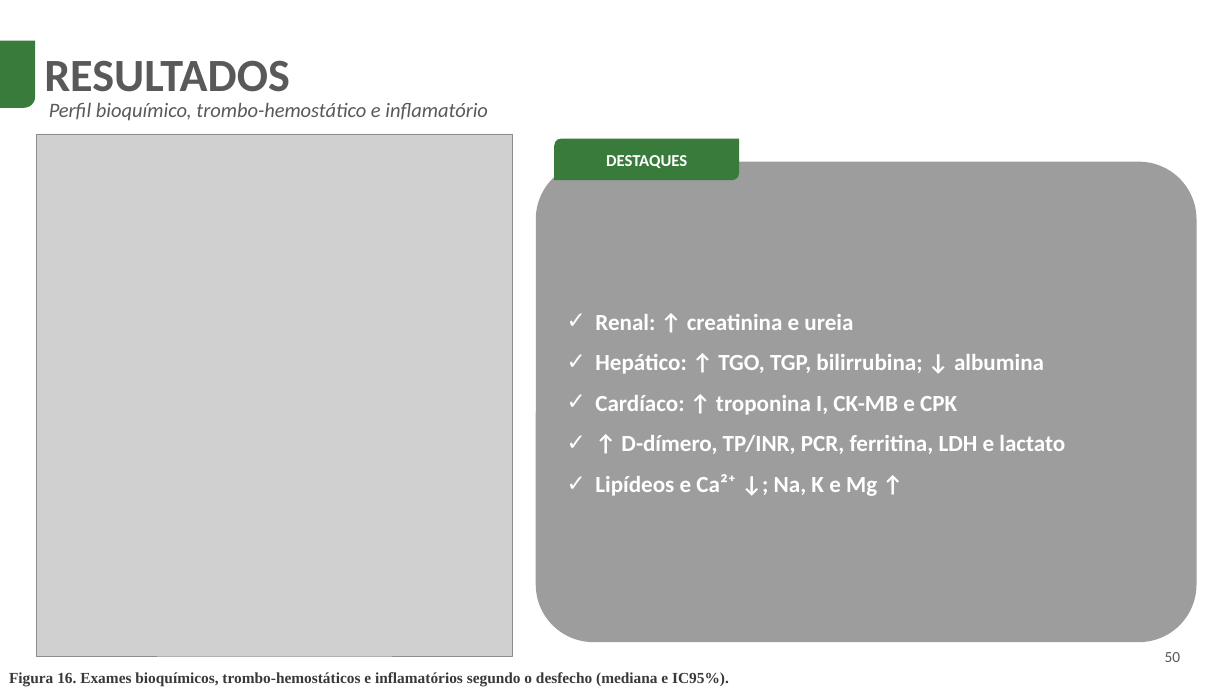
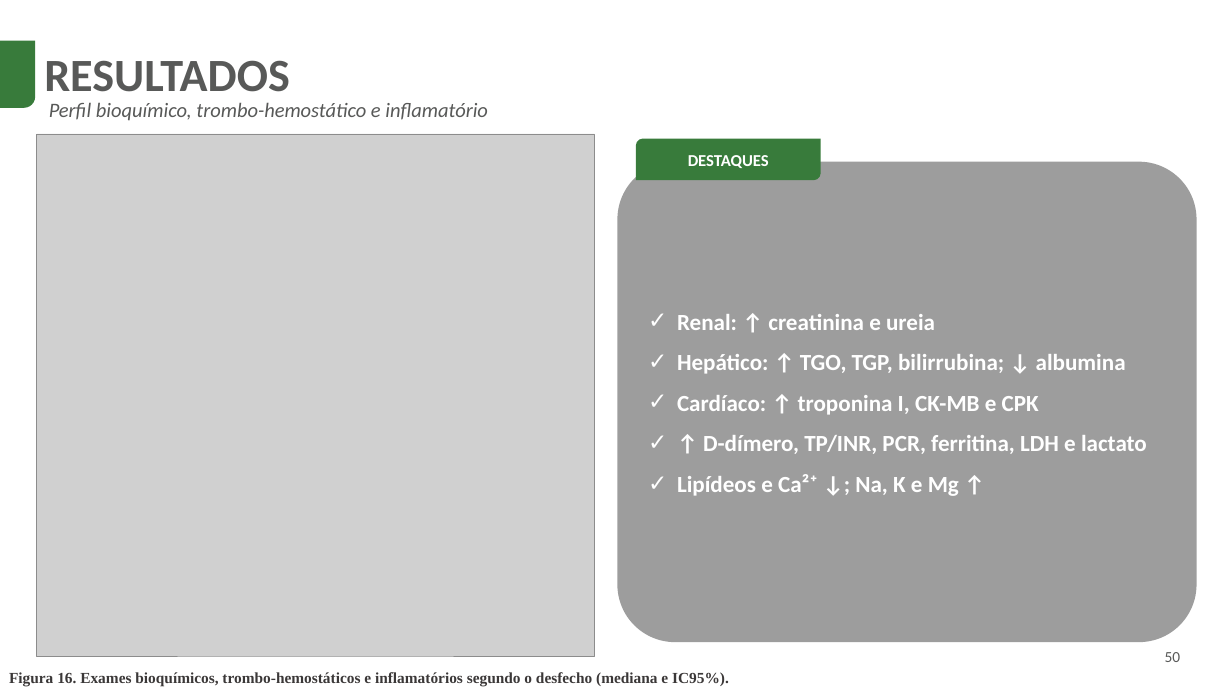
Before and after one commit to codespaperthesis/COVID-19-mortality-analysis, a slide deck: slide 50 of defesa/Defesa_Doutorado_zoom.pptx. Drawn at 1232x693 pixels with LibreOffice and Linux fonts; fonts in the diff are those of the drawing; grey boxes stand for pictures; background and template pictures are left out. Boxes give left, top, right and bottom in pixels: in the first picture for what was removed or moved away, otherwise in the second. Text is boxed around its words. In the diff, an @@ line names an element or a change of style, - is before the commit and + after.

```diff
--- a/defesa/Defesa_Doutorado_zoom.pptx
+++ b/defesa/Defesa_Doutorado_zoom.pptx
@@ picture: place and size @@
-picture at (37, 134, 513, 656)
+picture at (37, 134, 594, 656)
@@ round diag rect "DESTAQUES": place and size @@
-round diag rect "DESTAQUES" at (555, 139, 739, 180)
+round diag rect "DESTAQUES" at (636, 139, 821, 180)
@@ rounded rectangle "Renal: ↑ creatinina e ureia": place and size @@
-rounded rectangle "Renal: ↑ creatinina e ureia" at (536, 162, 1197, 642)
+rounded rectangle "Renal: ↑ creatinina e ureia" at (617, 162, 1197, 642)
```
Also in this commit, not shown: 12 other slides changed, 1 other file.
